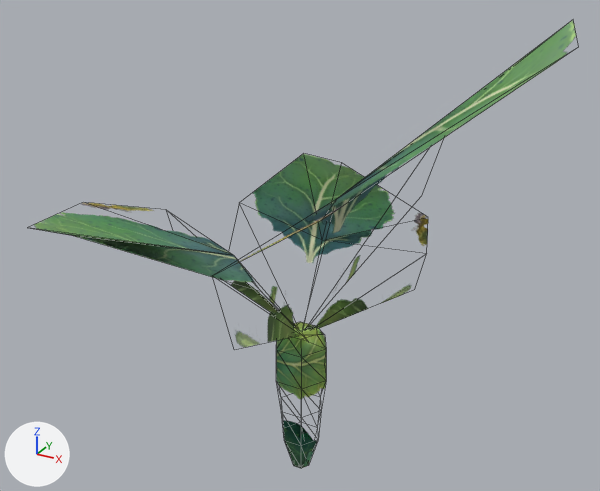
Renders of the glTF model models/plants/plant_carrot_S2.gltf from each side of a commit.
The view is the same before and after, from a 50 mm camera at (0.348, -0.637, 0.434) aimed at (-0.001, -0.002, 0.116). Every picture has the same lights, and +X, +Y and +Z are marked at lower left. Mesh edges are drawn as thin lines. Where no turn or scale is listed for an object, it has been applied to the vertices.

Objects in the first picture: 'plant_carrot_S2'.
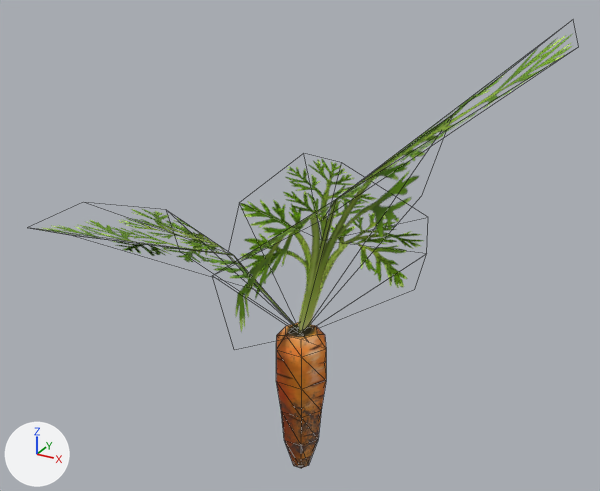
Boxes [x1, y1, x2, y2] around the edits, measured in the pictures (600 x 491 px):
'plant_carrot_S2', surface changed
    both: [34, 20, 576, 468]

Patch to the scene script:
```diff
--- a/models/plants/plant_carrot_S2.gltf.py
+++ b/models/plants/plant_carrot_S2.gltf.py
@@ img_carrot_base_diffusecolor_texture @@
+img_carrot_base_diffusecolor_texture = load_image('carrot_Base-DiffuseColor_Texture', 'textures/carrot_Base-DiffuseColor_Texture.png', 512, 512, 'sRGB')
@@ mat_plant_carrot_002 @@
 mat_plant_carrot_002 = principled_material('Plant_Carrot.002')
-mat_plant_carrot_002.texture = img_diffusecolor_texture_diffusecolor_texture  # with its transparency
+mat_plant_carrot_002.texture = img_carrot_base_diffusecolor_texture  # with its transparency
 mat_plant_carrot_002.roughness = 1.0
```
